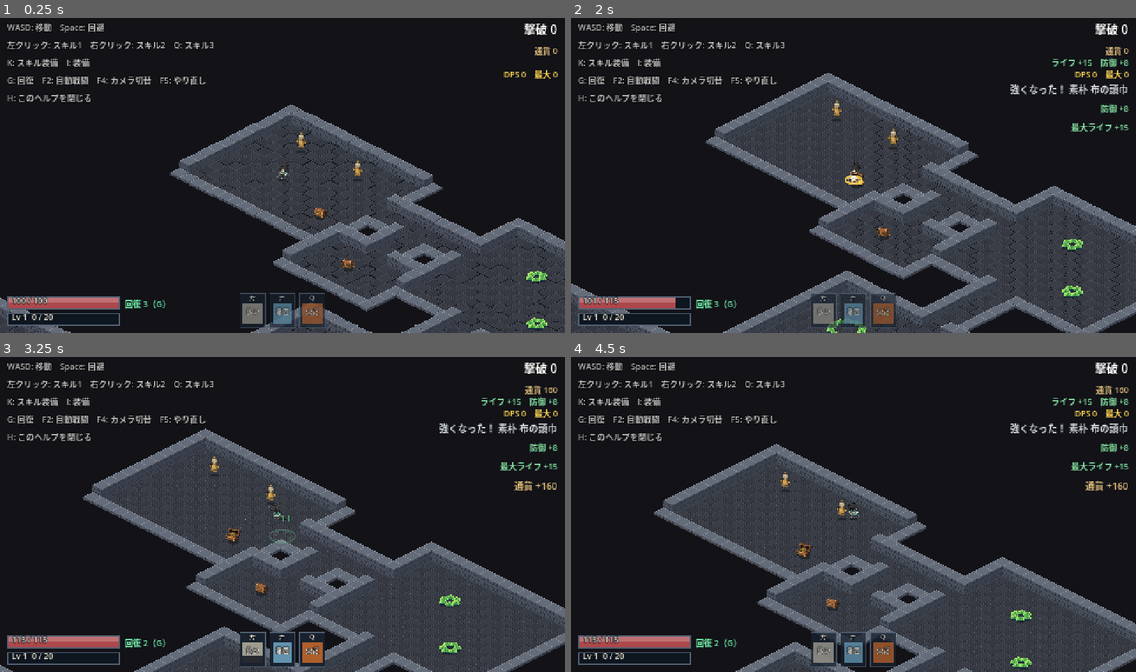
Above: before the commit, frames 1-4 (two rows, left to right).
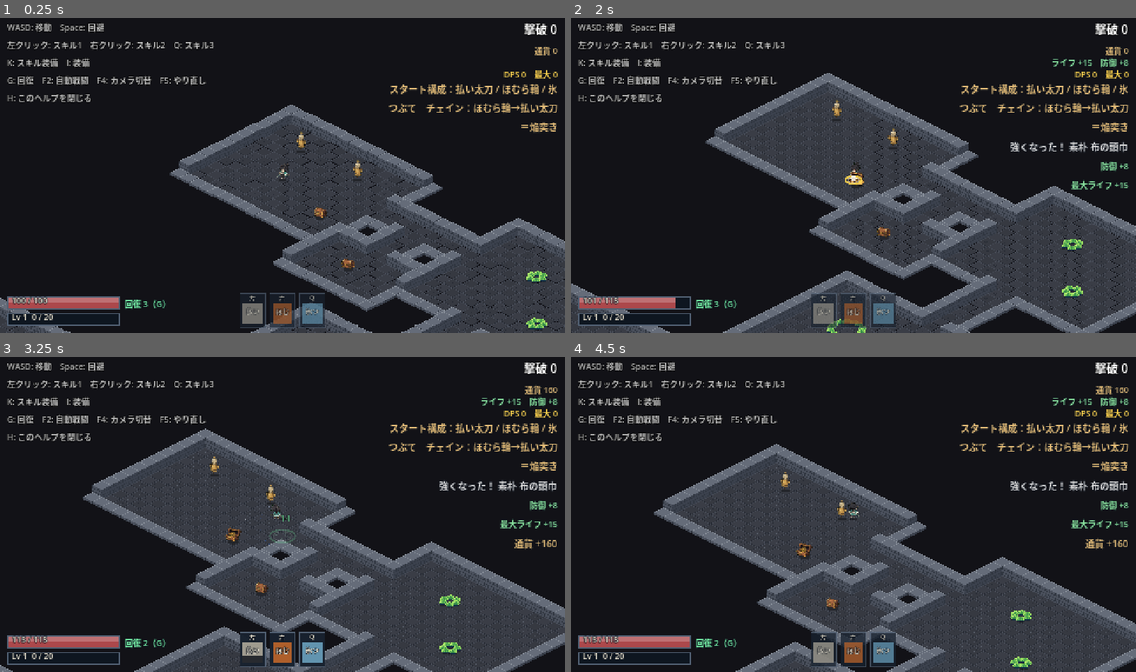
Above: after the commit, the same moments.

Repository: fururun/HackSla
Game: Godot game, scene res://scenes/main/main.tscn
Two runs of this game, one before a commit and one after it. Both use one fixed random seed, a clock stepped at 60 frames per second and the inputs below.
Inputs (mouse positions are in pixels of both pictures, inside the frame that each line leads up to):
- Up to frame 1 (0.25 s): no input
- Up to frame 2 (2 s): tap Enter at 0.5 s; move the mouse to (977, 159) at 0.52 s; hold D (move_right) 0.53-1.28 s; hold F6 (autobattle_chests) 0.53-1.28 s; click (977, 159) at 0.67 s; move the mouse to (740, 191) at 1.27 s; hold S (move_down) from 1.28 s (still down); tap F7 (autobattle_support) at 1.35 s
- Up to frame 3 (3.25 s): move the mouse to (339, 442) at 2.02 s; release S (move_down) at 2.03 s; hold D (move_right) 2.03-2.78 s; tap Space (dodge) at 2.1 s; move the mouse to (254, 577) at 2.77 s; hold W (move_up) from 2.78 s (still down); tap G (heal) at 2.85 s; click (254, 577) at 2.92 s
- Up to frame 4 (4.5 s): move the mouse to (1023, 561) at 3.52 s; release W (move_up) at 3.53 s; hold A (move_left) 3.53-4.25 s; hold I (toggle_equip_screen) 3.53-4.25 s; tap F4 (cycle_camera) at 4.15 s; click "閉じる [I]" at 4.25 s

The runs differ from the first frame. In frame 1, 1.4% of the frame differs, in the area x 48-99%, y 20-98%; in frame 2, 2.2%; in frame 3, 2.4%; in frame 4, 2.4%.

Commit message:
スタート時のスキル構成をランダムにする（必ずチェインが1つは組める）、構成と組めるチェインを画面に出す
Co-Authored-By: Claude Sonnet 5.5 <noreply@anthropic.com>

Diff:
--- a/scripts/main/main.gd
+++ b/scripts/main/main.gd
@@ -4,6 +4,7 @@
 const MAP_PATH: String = "res://data/maps/field_01.txt"  ## 広いマップ。作り方は tools/maps/make_field_01.py、設計は docs/map_field_01.md
 const RARE_CHANCE_AT_BRUTE: float = 0.3  ## 岩殻の印で、レアモンスター（黄金の岩殻）に入れ替わる確率
 const RARE_CHANCE_AT_PACK: float = 0.06  ## スライムの群れの印で、近くにレアモンスターも現れる確率
+const START_NOTICE_SECONDS: float = 10.0  ## スタート構成のお知らせを出す秒数
 const SMALL_PACK_SIZE: int = 6  ## マップの印 f の群れの数
 ## カメラの引き（拡大率）。1.0 で、画面が 480x270 ドットの範囲。0.5 なら、2倍の範囲（960x540）が見える。
 ## 画面を3倍に拡大して描く（1440x810）とき、2/3 なら、ドット1つがちょうど画面の2ピクセルになって、にじまない。
@@ -15,6 +16,9 @@
 var stash: Stash  ## 持ち物（拾ったジェム・装備・通貨）
 var game_log: GameLog  ## 遊んだ記録とデバッグの記録
 var camera: Camera2D
+var loot_hud: LootHud
+var start_skill_ids: Array[String] = []  ## 今回のスタートのスキル構成（毎回ランダム。必ずチェインが1つは組める）
+var start_loadout_text: String = ""
 var autopilot: Autopilot = Autopilot.new()  ## デバッグ用の自動戦闘（F2）
 var _autopilot_label: Label
 var camera_mode: int = 0
@@ -70,6 +74,7 @@
 	add_child(enemy_fx)
 	enemy_fx.setup(manager, player, world)
 	stash = Stash.new()
+	_roll_start_loadout()
 	_add_skill_screen(stash)
 	_add_progression(manager, stash)
 	game_log = GameLog.new()  # 遊んだ記録とデバッグの記録（user://logs/）
@@ -77,6 +82,7 @@
 	add_child(game_log)
 	game_log.open()
 	game_log.setup(player, manager, stash)
+	game_log.play("start_loadout", {"skills": start_skill_ids})
 	add_child(RestartListener.new())
 	_add_help()
 
@@ -151,6 +157,17 @@
 	_camera_label.text = "カメラ %s　(F4で切り替え)" % str(m[0])
 	if game_log != null:
 		game_log.play("camera_mode", {"mode": str(m[0])})
+
+
+## スタート時のスキル構成を、ランダムに決める（必ず、チェインが1つは組める）。持ち物にも、そのスキルを入れる
+func _roll_start_loadout() -> void:
+	var rng := RandomNumberGenerator.new()
+	rng.randomize()
+	start_skill_ids = StartLoadout.roll(rng)
+	for slot: int in start_skill_ids.size():
+		player.caster.loadout.set_skill(slot + 1, start_skill_ids[slot])
+		stash.add_gem(GemInstance.new(GemInstance.Kind.SKILL, start_skill_ids[slot]))
+	start_loadout_text = StartLoadout.describe(start_skill_ids)
 
 
 ## 体力・経験値・ドロップ・装備をつなぐ
@@ -209,10 +226,11 @@
 	equip_screen.name = "EquipScreen"
 	add_child(equip_screen)
 	equip_screen.setup(stash, player.vitals)
-	var loot_hud := LootHud.new()
+	loot_hud = LootHud.new()
 	loot_hud.name = "LootHud"
 	add_child(loot_hud)
 	loot_hud.setup(stash)
+	loot_hud.notify(start_loadout_text, UiStyle.ACCENT, START_NOTICE_SECONDS)  # 今回の、スタート構成と、組めるチェイン
 
 	# 装備のステータスを、体力・スキルのダメージ計算が見ている入れ物に反映する
 	var apply_equipment := func() -> void:
--- /dev/null
+++ b/scripts/skills/start_loadout.gd
@@ -0,0 +1,59 @@
+class_name StartLoadout
+extends RefCounted
+## スタート時のスキル構成（3つ）を、ランダムに決める。必ず、チェインが1つは組める構成にする。
+## 対象は、ふつうに拾えるスキル（チェイン技は除く）。決めた3つは、持ち物（Stash）にも入れる。
+
+const COUNT: int = 3
+const MAX_TRIES: int = 500
+
+
+## 3つのスキルid。DataDB のチェインの決まりで、どれか2つが、この順に使うとチェインになる
+static func roll(rng: RandomNumberGenerator) -> Array[String]:
+	var pool: Array[SkillDef] = DataDB.droppable_skills()
+	var fallback: Array[String] = []
+	for id: String in SkillLoadout.DEFAULT_SKILL_IDS:
+		fallback.append(id)
+	if pool.size() < COUNT:
+		return fallback
+	for attempt: int in MAX_TRIES:
+		var picked: Array[SkillDef] = []
+		var candidates: Array[SkillDef] = pool.duplicate()
+		for i: int in COUNT:
+			var index: int = rng.randi_range(0, candidates.size() - 1)
+			picked.append(candidates[index])
+			candidates.remove_at(index)
+		if not chain_pairs(picked).is_empty():
+			var ids: Array[String] = []
+			for skill: SkillDef in picked:
+				ids.append(skill.id)
+			return ids
+	return fallback
+
+
+## この構成で組めるチェイン：[{first: SkillDef, second: SkillDef, rule: ChainRule}]。「first を使ってから second を使う」
+static func chain_pairs(skills: Array[SkillDef]) -> Array[Dictionary]:
+	var out: Array[Dictionary] = []
+	for first: SkillDef in skills:
+		for second: SkillDef in skills:
+			if first == second:
+				continue
+			var rule: ChainRule = ChainTracker.find_rule(first, second, DataDB.chains)
+			if rule != null:
+				out.append({"first": first, "second": second, "rule": rule})
+	return out
+
+
+## 画面に出す一言：「スタート構成：A / B / C　チェイン：A→B＝結果」
+static func describe(ids: Array[String]) -> String:
+	var skills: Array[SkillDef] = []
+	var names: Array[String] = []
+	for id: String in ids:
+		var skill: SkillDef = DataDB.skill(id)
+		if skill != null:
+			skills.append(skill)
+			names.append(skill.name)
+	var chains: Array[String] = []
+	for pair: Dictionary in chain_pairs(skills):
+		var result: SkillDef = DataDB.skill((pair["rule"] as ChainRule).result)
+		chains.append("%s→%s＝%s" % [(pair["first"] as SkillDef).name, (pair["second"] as SkillDef).name, result.name if result != null else "?"])
+	return "スタート構成：%s　チェイン：%s" % [" / ".join(names), "、".join(chains) if not chains.is_empty() else "なし"]
--- a/scripts/ui/loot_hud.gd
+++ b/scripts/ui/loot_hud.gd
@@ -113,8 +113,13 @@
 		color = UiStyle.ACCENT
 	_add_message(text, color)
 
-func _add_message(text: String, color: Color, lines: Array[Dictionary] = []) -> void:
-	_recent.append({"text": text, "color": color, "lines": lines, "time": MESSAGE_LIFETIME})
+## 外から、一言を出す（スタート構成のお知らせなど）。seconds 秒、右上に出る
+func notify(text: String, color: Color = UiStyle.TEXT, seconds: float = MESSAGE_LIFETIME) -> void:
+	_add_message(text, color, [], seconds)
+
+
+func _add_message(text: String, color: Color, lines: Array[Dictionary] = [], seconds: float = MESSAGE_LIFETIME) -> void:
+	_recent.append({"text": text, "color": color, "lines": lines, "time": seconds})
 	if _recent.size() > MAX_MESSAGES:
 		_recent.pop_front()
 	_refresh()
--- a/tests/test_main_flow.gd
+++ b/tests/test_main_flow.gd
@@ -89,7 +89,10 @@
 	for child: Node in main.get_children():
 		if child is LootHud:
 			loot_hud = child
-	t.check(loot_hud != null and not loot_hud._panel.visible, "拾ったものの通知がないあいだは、枠が出ない")
+	t.check(loot_hud != null and loot_hud._panel.visible, "スタート直後は、スタート構成のお知らせが出ている")
+	loot_hud._recent.clear()  # お知らせが消えたあと
+	loot_hud._refresh()
+	t.check(not loot_hud._panel.visible, "通知がないあいだは、枠が出ない")
 	# 体力・経験値の棒と、スキルバーは、小さい
 	t.check(Hud.BAR_W <= 100.0 and Hud.BAR_H <= 12.0, "体力・経験値の棒は小さめ")
 	t.check(SkillBar.BAR_SCALE <= 0.8, "スキルバーは小さめ")
@@ -758,3 +761,41 @@
 	stash.add_gem(GemInstance.new(GemInstance.Kind.SUPPORT, "chain_hop"))
 	t.check_eq(pilot.equip_supports(player.caster), 0, "拡散より弱い補助ジェムを拾っても、付け替えない")
 	player.free()
+
+
+func test_start_loadout_is_random_and_always_has_a_chain() -> void:
+	var seen: Dictionary = {}
+	for seed_value: int in 300:
+		var rng := RandomNumberGenerator.new()
+		rng.seed = seed_value
+		var ids: Array[String] = StartLoadout.roll(rng)
+		t.check_eq(ids.size(), 3, "スキルは3つ（seed %d）" % seed_value)
+		var skills: Array[SkillDef] = []
+		for id: String in ids:
+			var skill: SkillDef = DataDB.skill(id)
+			t.check(skill != null and not skill.chain_only, "ふつうのスキル: %s" % id)
+			skills.append(skill)
+		t.check(not StartLoadout.chain_pairs(skills).is_empty(), "チェインが1つは組める（seed %d: %s）" % [seed_value, str(ids)])
+		var sorted_ids: Array[String] = ids.duplicate()
+		sorted_ids.sort()
+		t.check_eq(sorted_ids.size(), 3, "同じスキルがない")
+		t.check(sorted_ids[0] != sorted_ids[1] and sorted_ids[1] != sorted_ids[2], "3つとも違う（seed %d）" % seed_value)
+		seen[",".join(sorted_ids)] = true
+	t.check(seen.size() >= 8, "いろいろな構成が出る（%d 通り）" % seen.size())
+	var sample: Array[String] = ["frost_bloom", "slash", "fire_bolt"]
+	t.check(StartLoadout.describe(sample).contains("チェイン"), "お知らせに、組めるチェインが出る")
+
+
+func test_main_uses_random_start_loadout() -> void:
+	var main: Node = await _start_main()
+	var player := (t as SceneTree).get_first_node_in_group("player") as Player
+	t.check_eq(main.start_skill_ids.size(), 3, "メイン画面が、スタート構成を決めている")
+	for slot: int in 3:
+		t.check_eq(player.caster.loadout.skill_id(slot + 1), main.start_skill_ids[slot], "枠 %d に、決めたスキルが入っている" % (slot + 1))
+		t.check(main.stash.has_gem(GemInstance.Kind.SKILL, main.start_skill_ids[slot]), "持ち物に、そのスキルがある")
+	var skills: Array[SkillDef] = []
+	for id: String in main.start_skill_ids:
+		skills.append(DataDB.skill(id))
+	t.check(not StartLoadout.chain_pairs(skills).is_empty(), "実際の構成でも、チェインが組める")
+	t.check(main.start_loadout_text.begins_with("スタート構成"), "お知らせの文がある")
+	main.queue_free()
Not shown, added: scripts/skills/start_loadout.gd.uid
